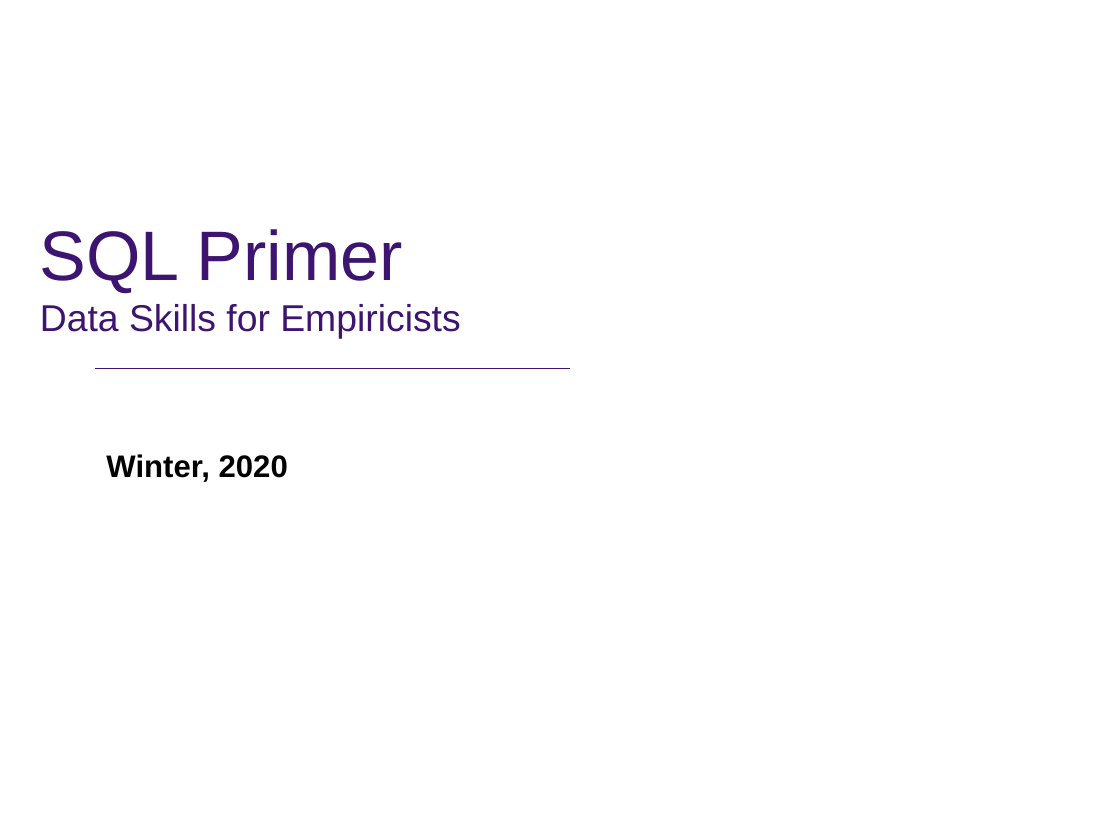
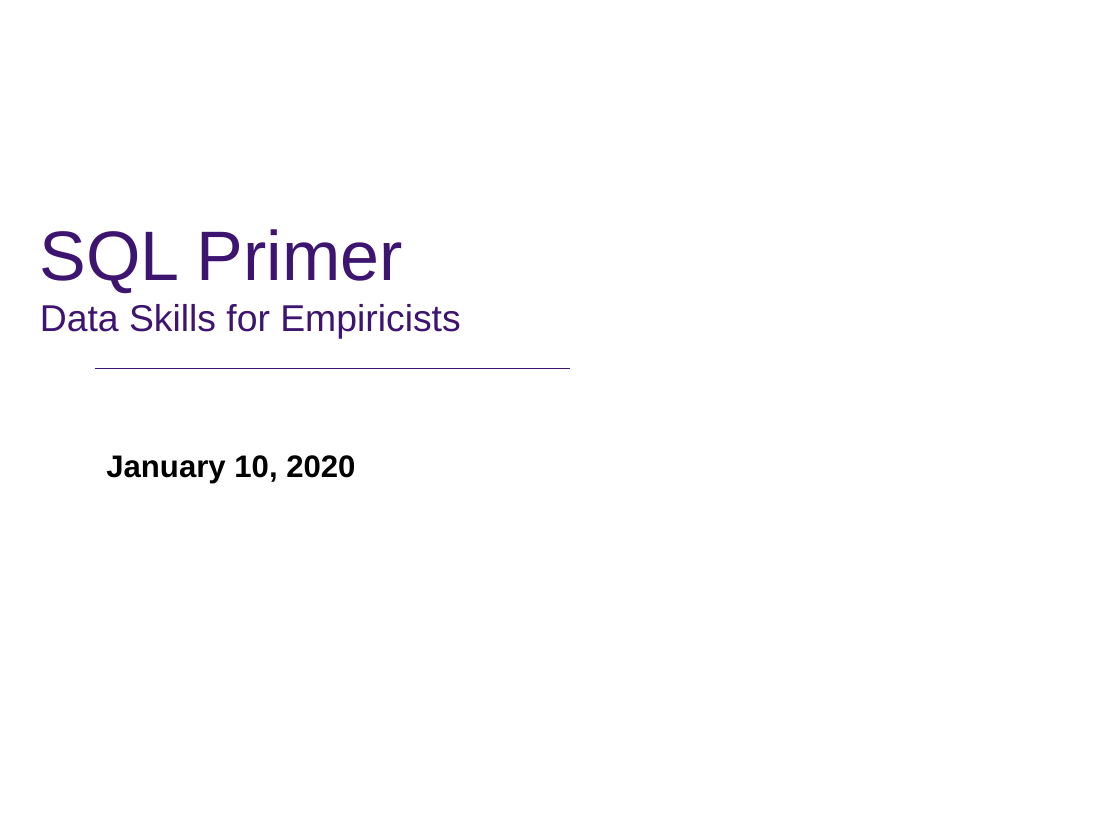
Before and after one commit to rs-kellogg/empirical-workshop-2020, a slide deck: slide 1 of 1-sql-primer/SQL_Primer.pptx. Drawn at 1120x840 pixels with LibreOffice and Linux fonts; fonts in the diff are those of the drawing; background and template pictures are left out. Boxes give left, top, right and bottom in pixels: in the first picture for what was removed or moved away, otherwise in the second. Text is boxed around its words. In the diff, an @@ line names an element or a change of style, - is before the commit and + after.

```diff
--- a/1-sql-primer/SQL_Primer.pptx
+++ b/1-sql-primer/SQL_Primer.pptx
@@ subtitle at (106, 455, 355, 483): text changed @@
-Winter, 2020
+January 10, 2020
```
Also in this commit, not shown: 4 other slides changed.
